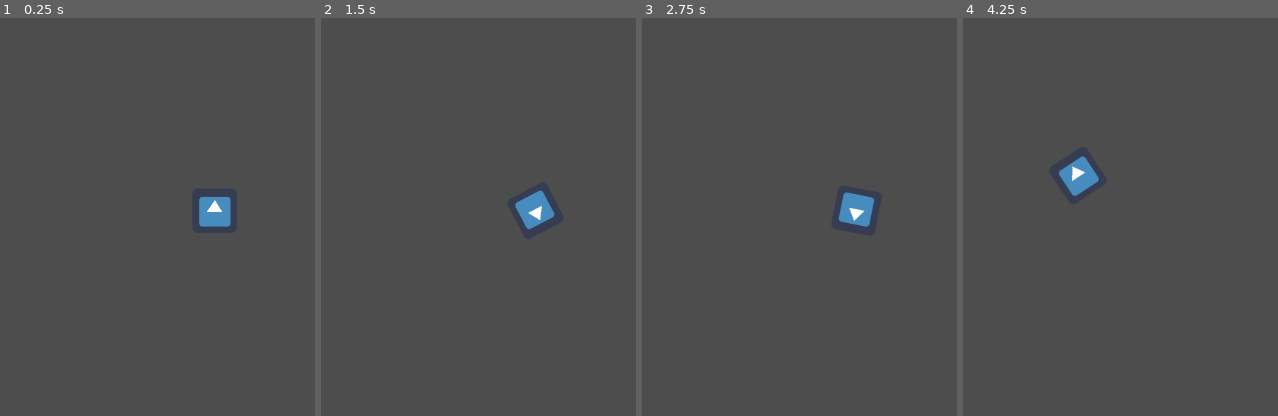
Above: before the commit, frames 1-4 (left to right).
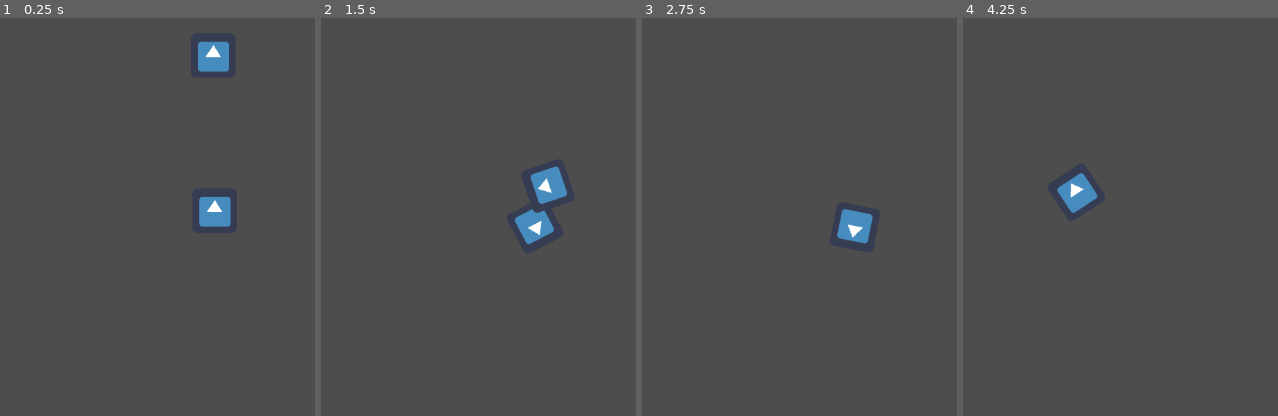
Above: after the commit, the same moments.

Repository: lufog/godot-asteroids
Game: Godot game, scene res://main/main.tscn
The game is run twice, just before and just after one commit, with the same random seed, the same clock (stepped at 60 frames per second) and the same inputs. The engine's default icon, where the game draws it, is replaced by a stand-in: a white triangle on a blue panel in a dark square.
Inputs:
- Up to frame 1 (0.25 s): no input
- Up to frame 2 (1.5 s): hold D (turn_right) 0.53-1.28 s; hold A (turn_left) from 1.28 s (still down)
- Up to frame 3 (2.75 s): release A (turn_left) at 2.03 s; hold D (turn_right) from 2.03 s (still down)
- Up to frame 4 (4.25 s): release D (turn_right) at 2.78 s; hold W (move_forward) 2.78-3.53 s; hold A (turn_left) from 3.53 s (still down)

The runs differ from the first frame. In frame 1, 0.8% of the frame differs, in the area x 62-73%, y 5-14%; in frame 2, 1.6%, in the area x 61-79%, y 37-57%; in frame 3, 1.0%; in frame 4, 1.1%.
Error after the commit: Parse Error: Could not find base class "RigidDynamicBody2D". (res://asteroid/asteroid.gd:1)

Commit message:
asteroid

Diff:
--- /dev/null
+++ b/asteroid/asteroid.gd
@@ -0,0 +1,5 @@
+extends RigidDynamicBody2D
+
+
+func _on_visible_on_screen_notifier_2d_screen_exited() -> void:
+	queue_free()
--- /dev/null
+++ b/asteroid/asteroid.tscn
@@ -0,0 +1,20 @@
+[gd_scene load_steps=4 format=3 uid="uid://8nm1xu12uwwu"]
+
+[ext_resource type="Texture2D" uid="uid://fpaynveq18rv" path="res://icon.png" id="1_d6ef3"]
+[ext_resource type="Script" path="res://asteroid/asteroid.gd" id="1_i1h4o"]
+
+[sub_resource type="CircleShape2D" id="CircleShape2D_r5bke"]
+radius = 30.0
+
+[node name="Asteroid" type="RigidDynamicBody2D"]
+script = ExtResource( "1_i1h4o" )
+
+[node name="Sprite2D" type="Sprite2D" parent="."]
+texture = ExtResource( "1_d6ef3" )
+
+[node name="CollisionShape2D" type="CollisionShape2D" parent="."]
+shape = SubResource( "CircleShape2D_r5bke" )
+
+[node name="VisibleOnScreenNotifier2D" type="VisibleOnScreenNotifier2D" parent="."]
+
+[connection signal="screen_exited" from="VisibleOnScreenNotifier2D" to="." method="_on_visible_on_screen_notifier_2d_screen_exited"]
--- a/main/main.tscn
+++ b/main/main.tscn
@@ -1,8 +1,12 @@
-[gd_scene load_steps=2 format=3 uid="uid://clpumpee14l5a"]
+[gd_scene load_steps=3 format=3 uid="uid://clpumpee14l5a"]
 
 [ext_resource type="PackedScene" uid="uid://btyvbglvf3mg7" path="res://player/player.tscn" id="1_8wv2u"]
+[ext_resource type="PackedScene" uid="uid://8nm1xu12uwwu" path="res://asteroid/asteroid.tscn" id="2_2kkd2"]
 
 [node name="Main" type="Node"]
 
 [node name="Player" parent="." instance=ExtResource( "1_8wv2u" )]
 position = Vector2(504, 278)
+
+[node name="Asteroid" parent="." instance=ExtResource( "2_2kkd2" )]
+position = Vector2(502, 26)
--- a/player/player.gd
+++ b/player/player.gd
@@ -1,27 +1,27 @@
 extends CharacterBody2D
 
 @export var move_speed: float = 200
-@export var move_accel_step: float = 400
-@export var move_decel_step: float = 100
+@export var move_accel: float = 400
+@export var move_decel: float = 100
 
 @export var turn_speed: float = 4
-@export var turn_accel_step: float = 8
-@export var turn_decel_step: float = 2
+@export var turn_accel: float = 8
+@export var turn_decel: float = 2
 
 var angular_velocity: float = 0
 
 
 func _physics_process(delta: float) -> void:
 	if Input.is_action_pressed("move_forward"):
-		velocity = velocity.move_toward(-transform.y * move_speed, move_accel_step * delta)
+		velocity = velocity.move_toward(-transform.y * move_speed, move_accel * delta)
 	else:
-		velocity = velocity.move_toward(Vector2.ZERO, move_decel_step * delta)
+		velocity = velocity.move_toward(Vector2.ZERO, move_decel * delta)
 
 	var turn_direction := Input.get_axis("turn_left", "turn_right")
 	if turn_direction != 0:
-		angular_velocity = move_toward(angular_velocity, turn_direction * turn_speed, turn_accel_step * delta)
+		angular_velocity = move_toward(angular_velocity, turn_direction * turn_speed, turn_accel * delta)
 	else:
-		angular_velocity = move_toward(angular_velocity, 0, turn_decel_step * delta)
+		angular_velocity = move_toward(angular_velocity, 0, turn_decel * delta)
 
 	rotation += angular_velocity * delta
 	move_and_slide()
Not shown, changed: icon.png.import
